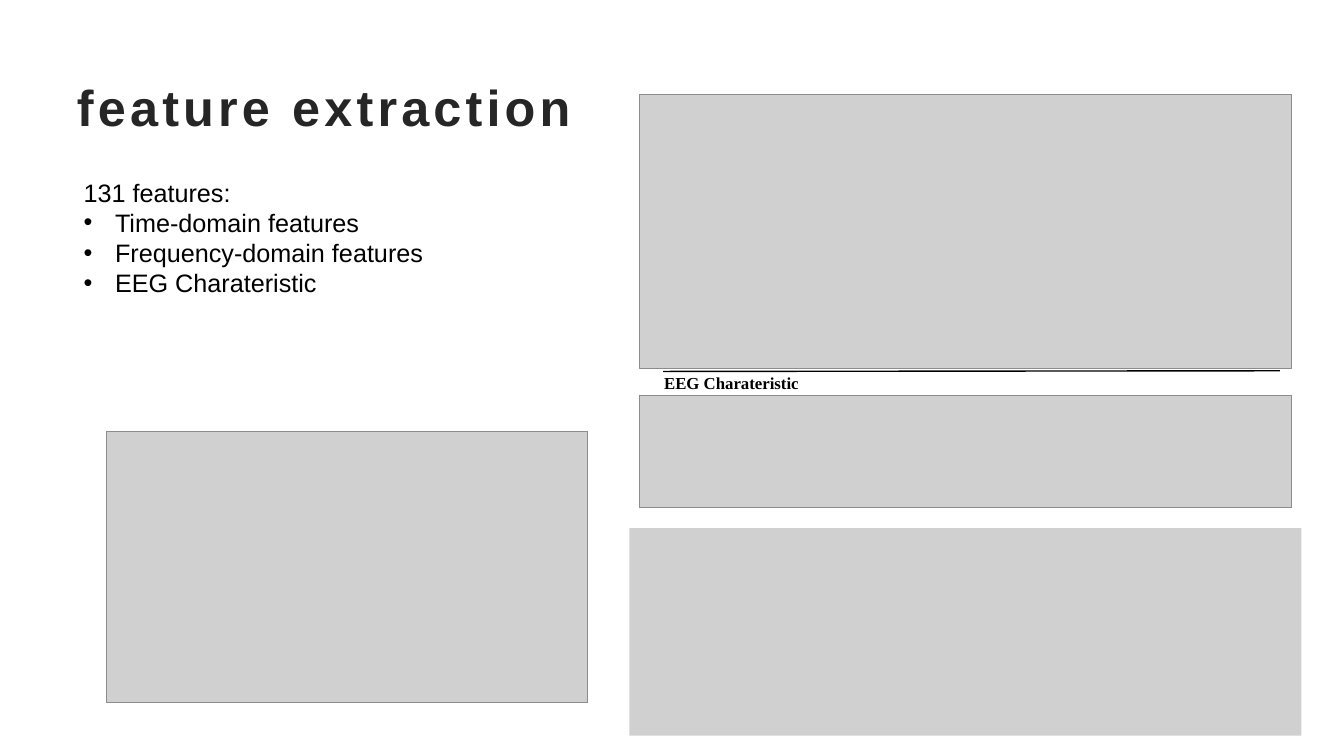
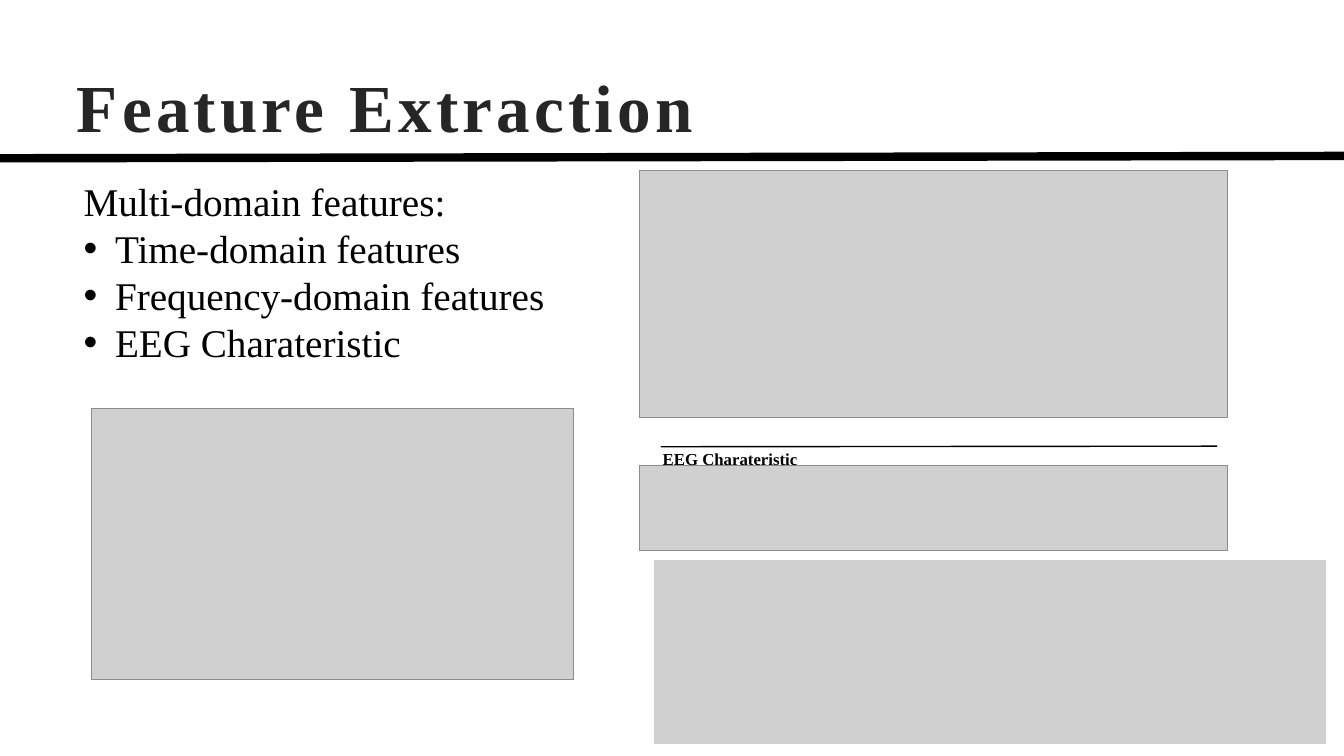
Before and after one commit to TonyHGF/EEG-Sleep-Staging, a slide deck: slide 11 of pre/slides.pptx (slide 10 before the commit). Drawn at 1344x756 pixels with LibreOffice and Linux fonts; fonts in the diff are those of the drawing; grey boxes stand for pictures. Boxes give left, top, right and bottom in pixels: in the first picture for what was removed or moved away, otherwise in the second. Text is boxed around its words. In the diff, an @@ line names an element or a change of style, - is before the commit and + after.

```diff
--- a/pre/slides.pptx
+++ b/pre/slides.pptx
@@ title at [77, 85, 692, 133]: text changed; size 36 to 48 pt; font Arial to Times New Roman @@
-feature extraction
+Feature Extraction
@@ line added from (0, 158) to (1344, 156), #000000 6 pt @@
@@ picture: place and size @@
-picture at [639, 95, 1292, 368]
+picture at [639, 170, 1227, 417]
@@ text at [84, 188, 446, 217]: text changed; size 18 to 28 pt; font Arial to Times New Roman @@
-131 features:
+Multi-domain features:
@@ text at [115, 235, 544, 358]: size 18 to 28 pt, font Arial to Times New Roman in "Time-domain features", "Frequency-domain features", "EEG Charateristic" @@
@@ picture: place and size @@
-picture at [106, 432, 588, 704]
+picture at [92, 408, 574, 681]
@@ text "EEG Charateristic": place and size @@
-text "EEG Charateristic" at [664, 377, 799, 389]
+text "EEG Charateristic" at [663, 452, 797, 466]
@@ line moved from (663, 372) - (1280, 371) to (661, 447) - (1217, 447) @@
@@ picture: place and size @@
-picture at [639, 396, 1292, 508]
+picture at [639, 466, 1227, 552]
@@ picture: place and size @@
-picture at [629, 528, 1302, 736]
+picture at [654, 561, 1327, 744]
```
Also in this commit, not shown: 8 other slides changed, 6 slides added, 2 slides removed, 8 other files.
